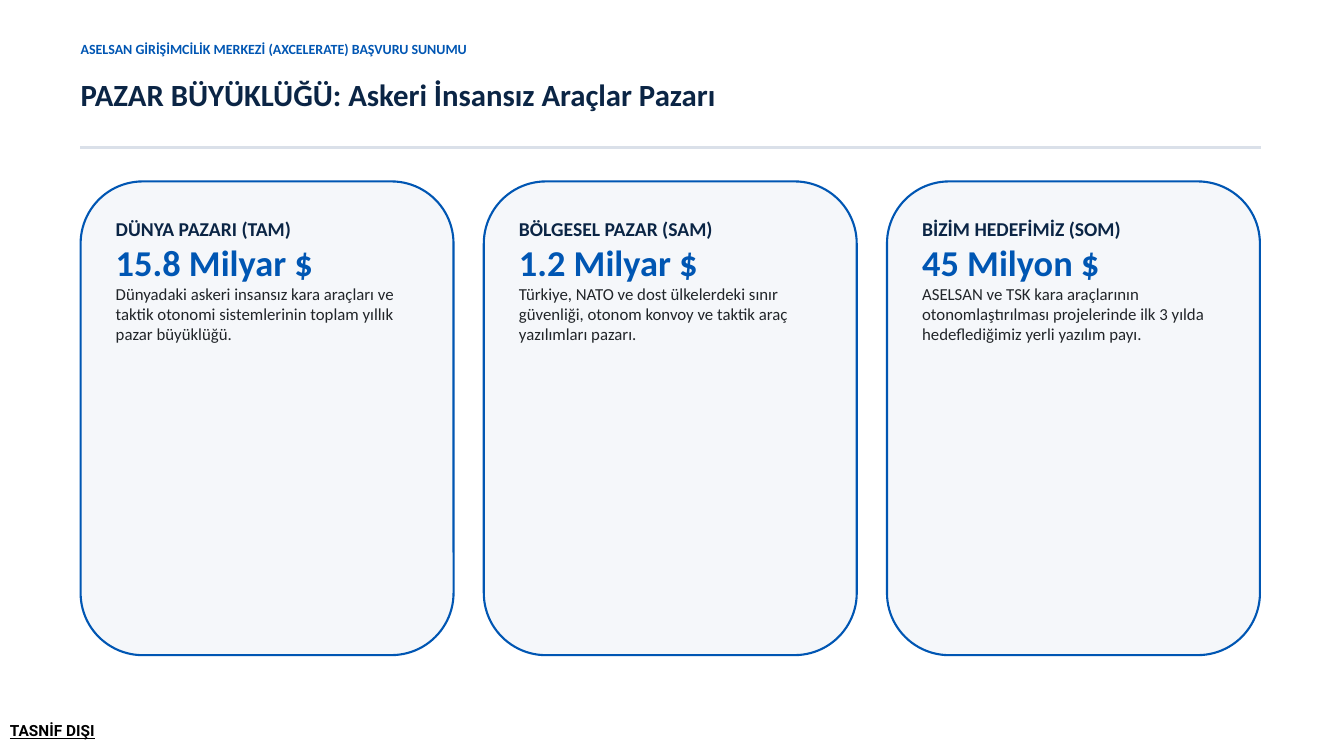
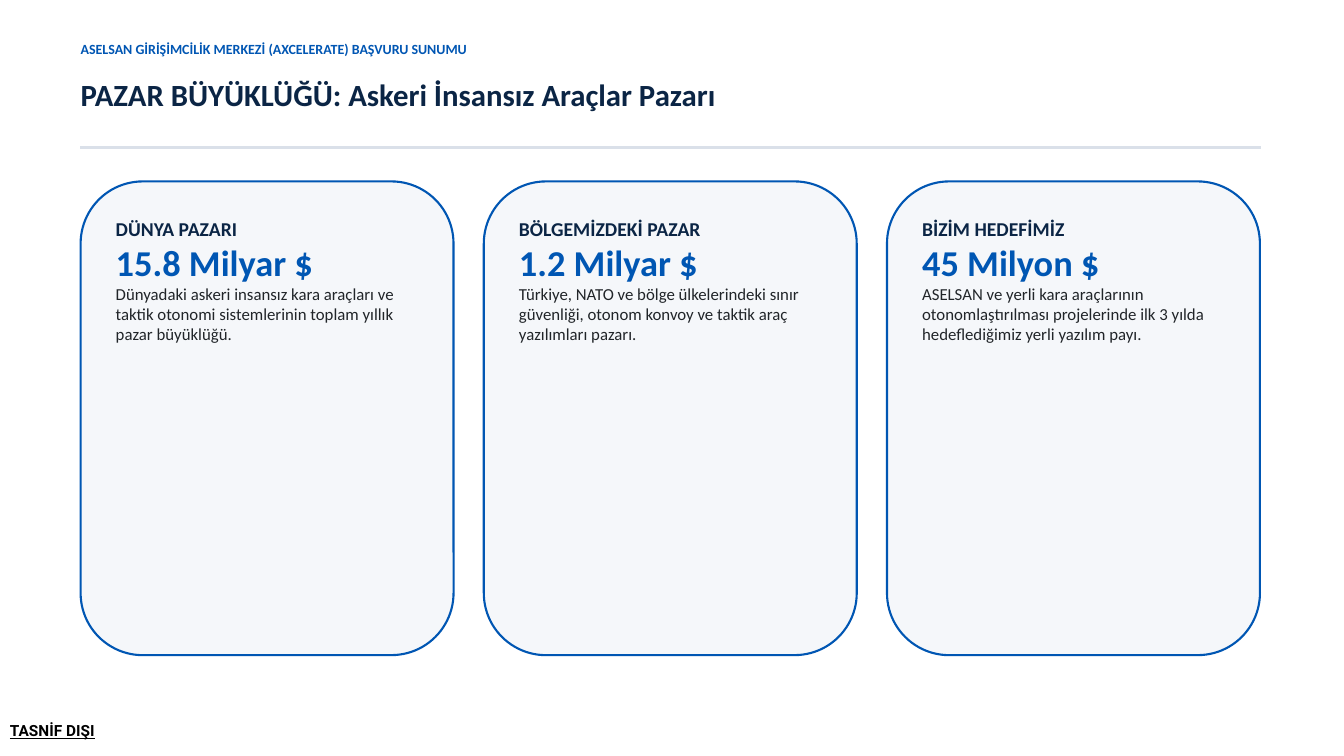
Before and after one commit to Trustia/Trustia, a slide deck: slide 6 of Kurumsal/Sunumlar/Trustia_ASELSAN_Girisim_Sunumu.pptx. Drawn at 1344x756 pixels with LibreOffice and Linux fonts; fonts in the diff are those of the drawing. Boxes give left, top, right and bottom in pixels: in the first picture for what was removed or moved away, otherwise in the second. Text is boxed around its words. In the diff, an @@ line names an element or a change of style, - is before the commit and + after.

Commit message:
ASELSAN sunum metinleri sadelestirildi ve akici Turkceye uyarlandi

```diff
--- a/Kurumsal/Sunumlar/Trustia_ASELSAN_Girisim_Sunumu.pptx
+++ b/Kurumsal/Sunumlar/Trustia_ASELSAN_Girisim_Sunumu.pptx
@@ text at box(116, 220, 237, 236): text changed @@
-DÜNYA PAZARI (TAM)
+DÜNYA PAZARI
@@ text at box(519, 220, 700, 236): text changed @@
-BÖLGESEL PAZAR (SAM)
+BÖLGEMİZDEKİ PAZAR
@@ text at box(922, 220, 1065, 236): text changed @@
-BİZİM HEDEFİMİZ (SOM)
+BİZİM HEDEFİMİZ
@@ text at box(519, 288, 799, 343): text changed @@
-Türkiye, NATO ve dost ülkelerdeki sınır güvenliği, otonom konvoy ve taktik araç yazılımları pazarı.
+Türkiye, NATO ve bölge ülkelerindeki sınır güvenliği, otonom konvoy ve taktik araç yazılımları pazarı.
@@ text at box(922, 288, 1204, 343): text changed @@
-ASELSAN ve TSK kara araçlarının otonomlaştırılması projelerinde ilk 3 yılda hedeflediğimiz yerli yazılım payı.
+ASELSAN ve yerli kara araçlarının otonomlaştırılması projelerinde ilk 3 yılda hedeflediğimiz yerli yazılım payı.
```
Also in this commit, not shown: 12 other slides changed, 3 other files.
